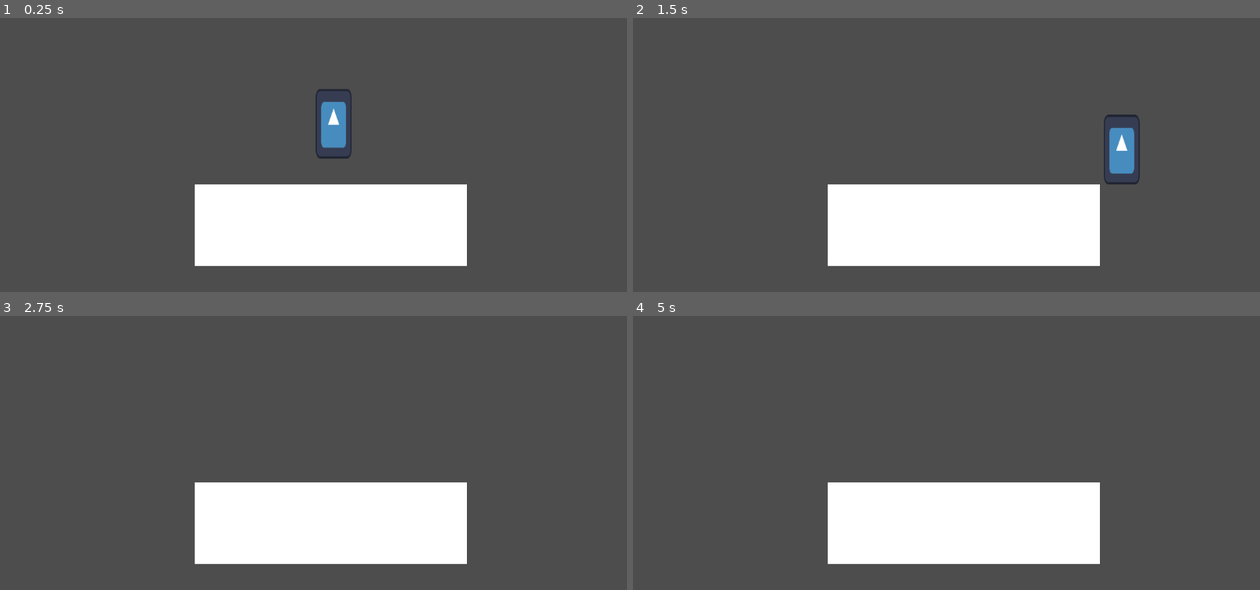
Above: before the commit, frames 1-4 (two rows, left to right).
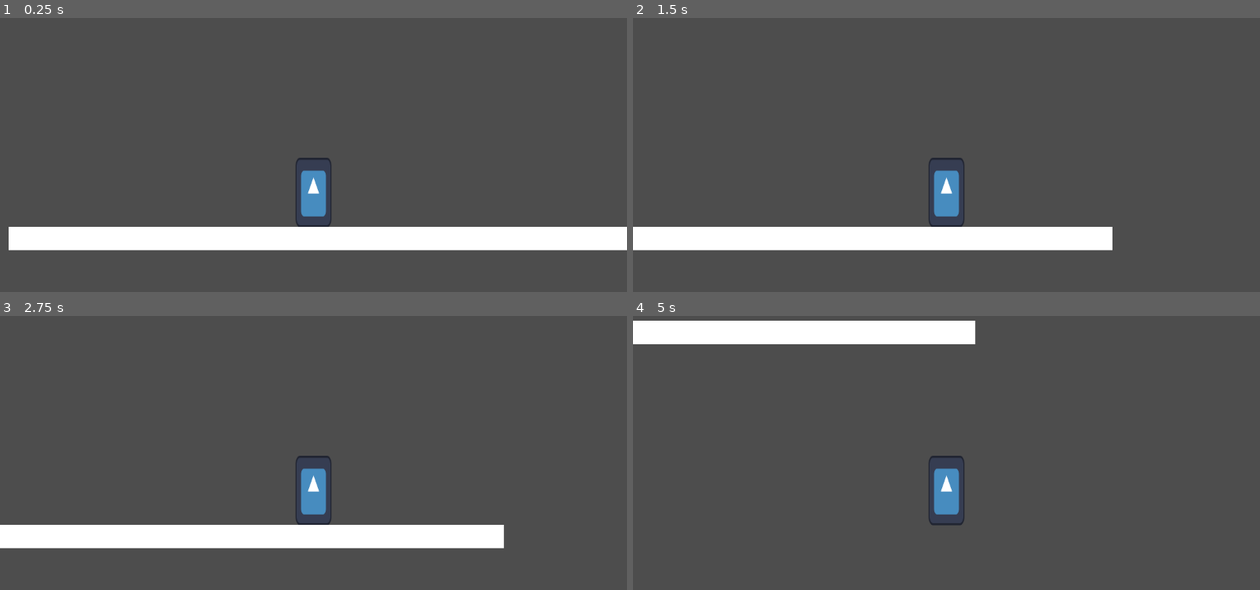
Above: after the commit, the same moments.

Repository: fusion407/GameJam_FusionGTZ
Game: Godot game, scene res://game.tscn
Two runs of this game, one before a commit and one after it. Both use one fixed random seed, a clock stepped at 60 frames per second and the inputs below. The engine's default icon, where the game draws it, is replaced by a stand-in: a white triangle on a blue panel in a dark square.
Inputs:
- Up to frame 1 (0.25 s): no input
- Up to frame 2 (1.5 s): tap Enter (ui_accept) at 0.5, 0.77 s; hold Right (ui_right) from 0.53 s (still down)
- Up to frame 3 (2.75 s): tap Enter (ui_accept) at 1.52 s; release Right (ui_right) at 2.03 s; hold Left (ui_left) from 2.03 s (still down)
- Up to frame 4 (5 s): release Left (ui_left) at 2.78 s; hold Right (ui_right) 2.78-4.28 s; tap Enter (ui_accept) at 3.02, 3.77, 4.52 s; hold Left (ui_left) from 4.28 s (still down)

The runs differ from the first frame. In frame 1, 15% of the frame differs, in the area x 1-100%, y 26-91%; in frame 2, 13%; in frame 3, 13%; in frame 4, 18%, in the area x 0-75%, y 1-91%.

Commit message:
changed default position of character to spawn on ground

Diff:
--- a/Player/player.tscn
+++ b/Player/player.tscn
@@ -17,3 +17,6 @@
 [node name="CollisionShape2D" type="CollisionShape2D" parent="."]
 position = Vector2(0, -65)
 shape = SubResource("RectangleShape2D_hn7wg")
+
+[node name="Camera2D" type="Camera2D" parent="."]
+position = Vector2(0, -206)
--- a/game.tscn
+++ b/game.tscn
@@ -5,20 +5,20 @@
 [sub_resource type="QuadMesh" id="QuadMesh_pb8fj"]
 
 [sub_resource type="RectangleShape2D" id="RectangleShape2D_qu2hh"]
-size = Vector2(500, 150)
+size = Vector2(1149, 42)
 
 [node name="Game" type="Node2D"]
 
 [node name="Player" parent="." instance=ExtResource("1_gu0lw")]
-position = Vector2(613, 371)
+position = Vector2(561, 605)
 
 [node name="Platform" type="StaticBody2D" parent="."]
 
 [node name="MeshInstance2D" type="MeshInstance2D" parent="Platform"]
-position = Vector2(608, 525)
-scale = Vector2(500, 150)
+position = Vector2(576, 625.5)
+scale = Vector2(1150, 43)
 mesh = SubResource("QuadMesh_pb8fj")
 
 [node name="CollisionShape2D" type="CollisionShape2D" parent="Platform"]
-position = Vector2(608, 524)
+position = Vector2(576.5, 625)
 shape = SubResource("RectangleShape2D_qu2hh")
